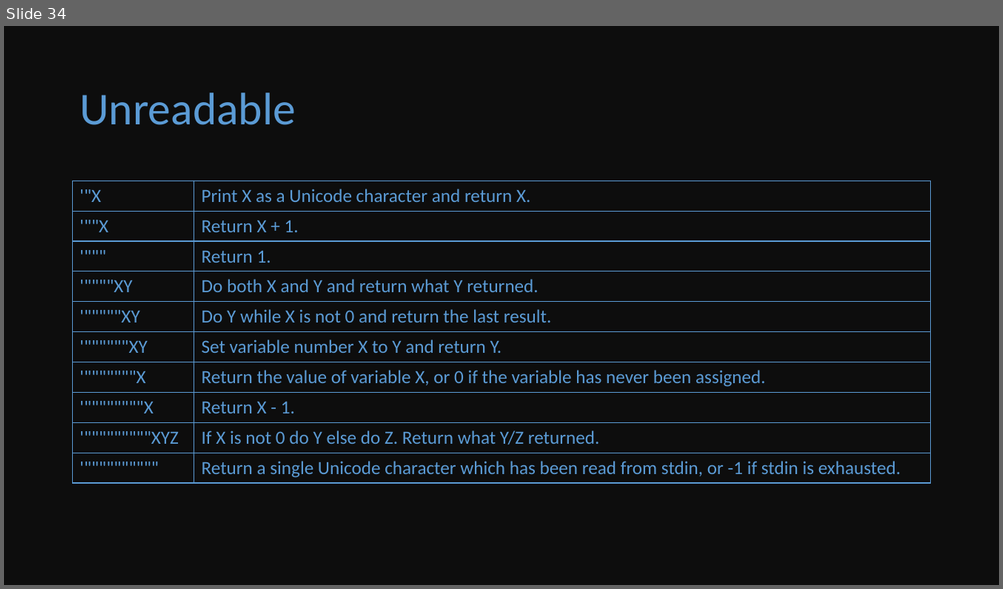
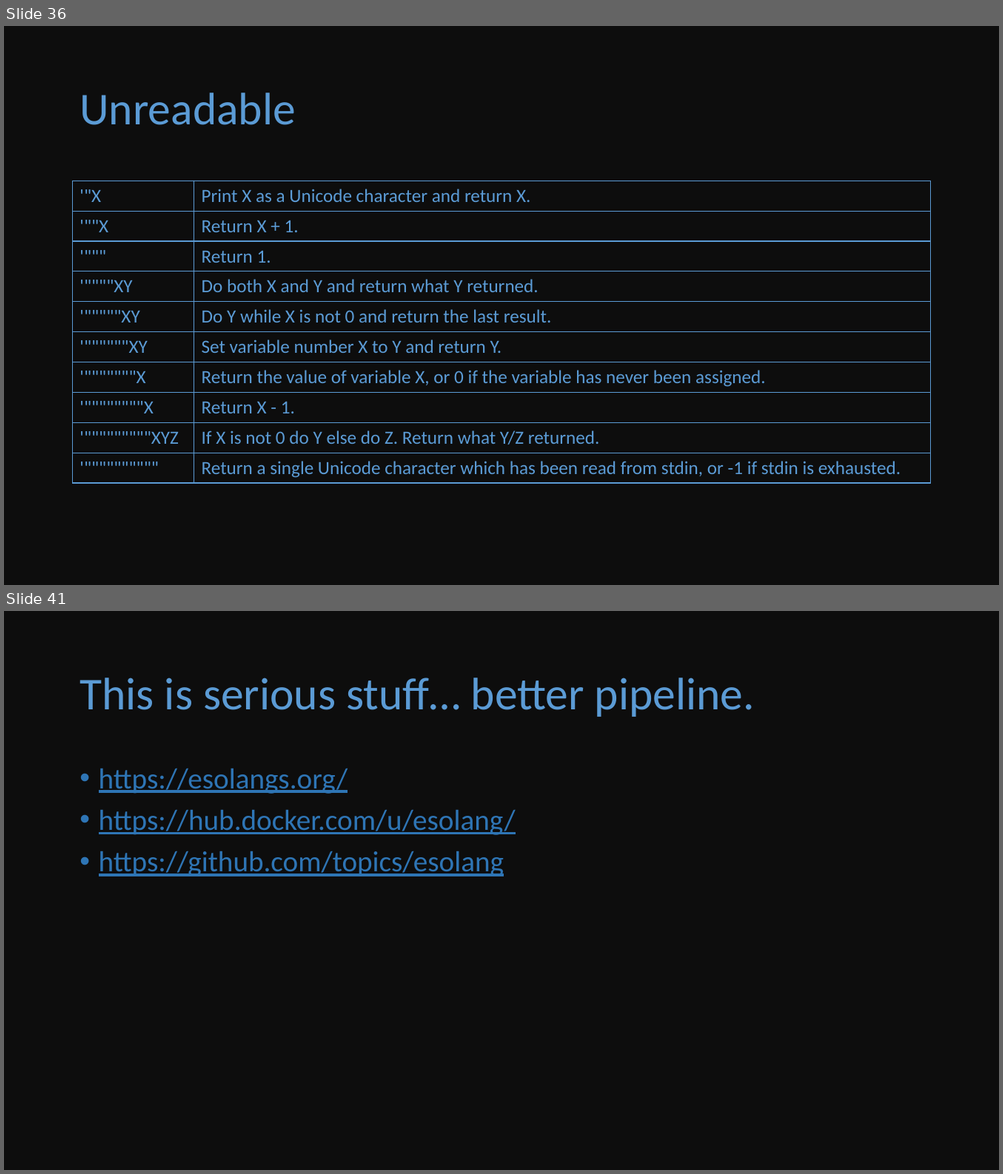
Before and after one commit to droppedcode/knowledge-bits, a slide deck: esolang/esolang.pptx. Shown one above the other, each under a label of ours: slide 34 before the commit, slides 36 and 41 after it; the slides between them are not shown. The pictures are 1003x589 and 1003x1174 pixels, drawn with LibreOffice and Linux fonts; fonts in the diff are those of the drawing. Boxes give left, top, right and bottom in pixels: in the first picture for what was removed or moved away, otherwise in the second. Text is boxed around its words. In the diff, an @@ line names an element or a change of style, - is before the commit and + after.

```diff
--- a/esolang/esolang.pptx
+++ b/esolang/esolang.pptx
@@ slide 41 added at bbox=[4, 611, 999, 1170], background #0D0D0D @@
@@ title added at bbox=[79, 678, 754, 717], 44 pt, text #5B9BD5 @@
+This is serious stuff… better pipeline.
@@ text added at bbox=[99, 769, 515, 877], 28 pt, text #2E75B5, underline @@
+• https://esolangs.org/
+• https://hub.docker.com/u/esolang/
+• https://github.com/topics/esolang
@@ what was slide 34 is now slide 36 @@
```
Also in this commit, not shown: 3 slides changed, 5 other slides added, 1 slide removed.
